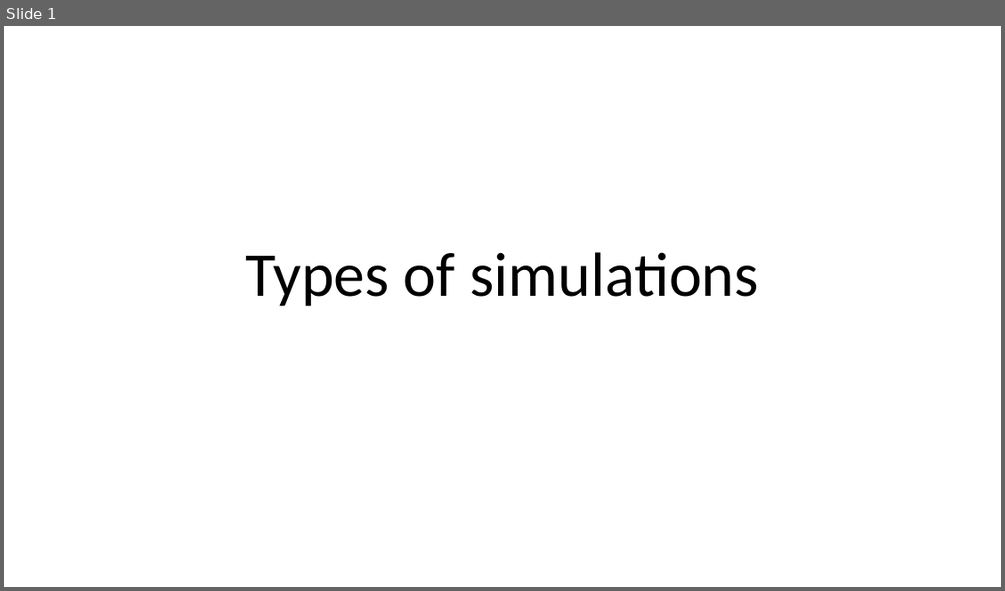
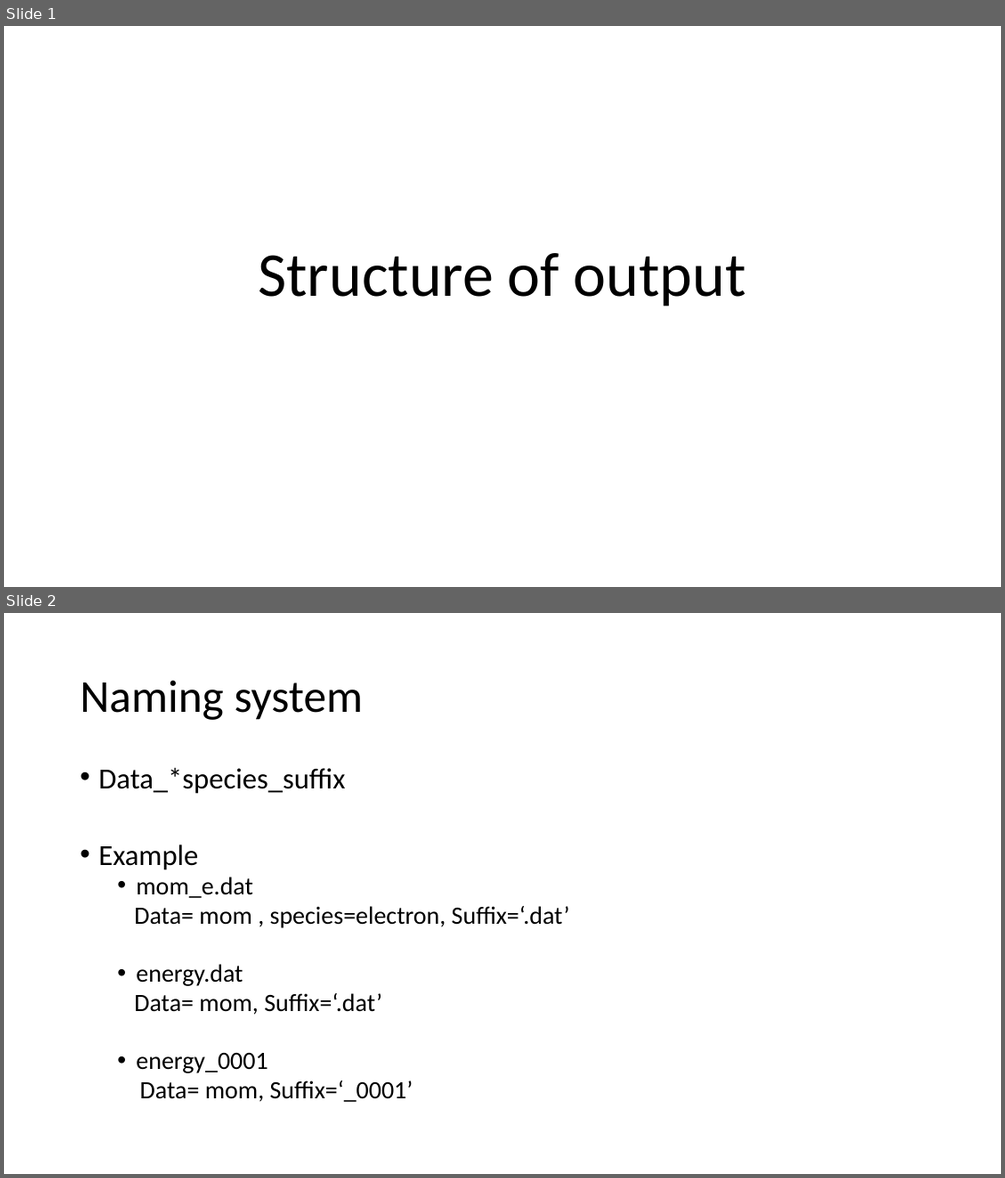
Before and after one commit to maxtcurie/Physics_Helper, a slide deck: Intro_to_GENE/3_Structure_of_output.pptx. Shown one above the other, each under a label of ours: slide 1 before the commit, slides 1 and 2 after it. The pictures are 1005x591 and 1005x1178 pixels, drawn with LibreOffice and Linux fonts; fonts in the diff are those of the drawing. Boxes give left, top, right and bottom in pixels: in the first picture for what was removed or moved away, otherwise in the second. Text is boxed around its words. In the diff, an @@ line names an element or a change of style, - is before the commit and + after.

```diff
--- a/Intro_to_GENE/3_Structure_of_output.pptx
+++ b/Intro_to_GENE/3_Structure_of_output.pptx
@@ slide 2 added at (4,613,1001,1174), background #FFFFFF @@
@@ title added at (80,680,364,720), 44 pt, text #000000 @@
+Naming system
@@ text added at (98,768,570,1102), 24 pt, text #000000 @@
+• Data_*species_suffix
+• Example
+  • mom_e.dat
+  Data= mom , species=electron, Suffix=‘.dat’
+  • energy.dat
+  Data= mom, Suffix=‘.dat’
+  • energy_0001
+  Data= mom, Suffix=‘_0001’
@@ slide 1 changed as well @@
@@ title at (258,253,746,306): text changed @@
-Types of simulations
+Structure of output
```
Also in this commit, not shown: 5 other slides added, 5 slides removed, 1 other file.
